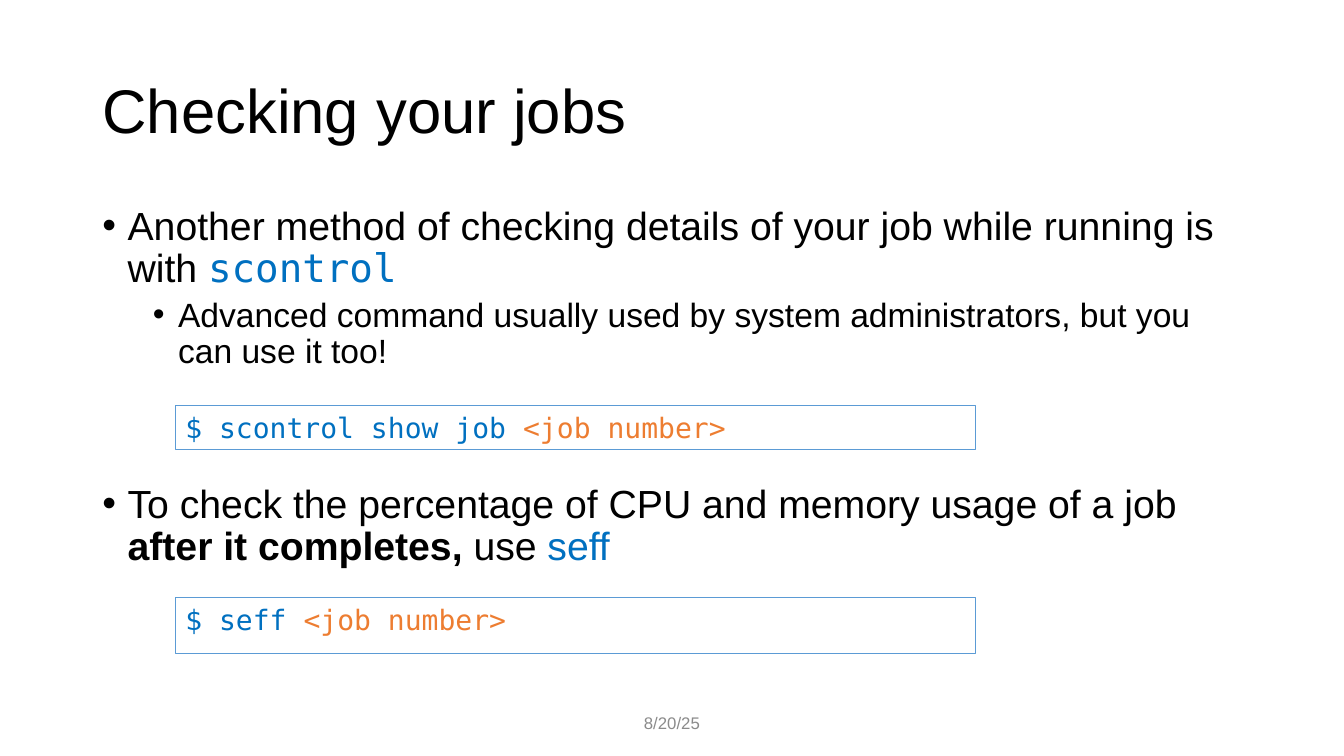
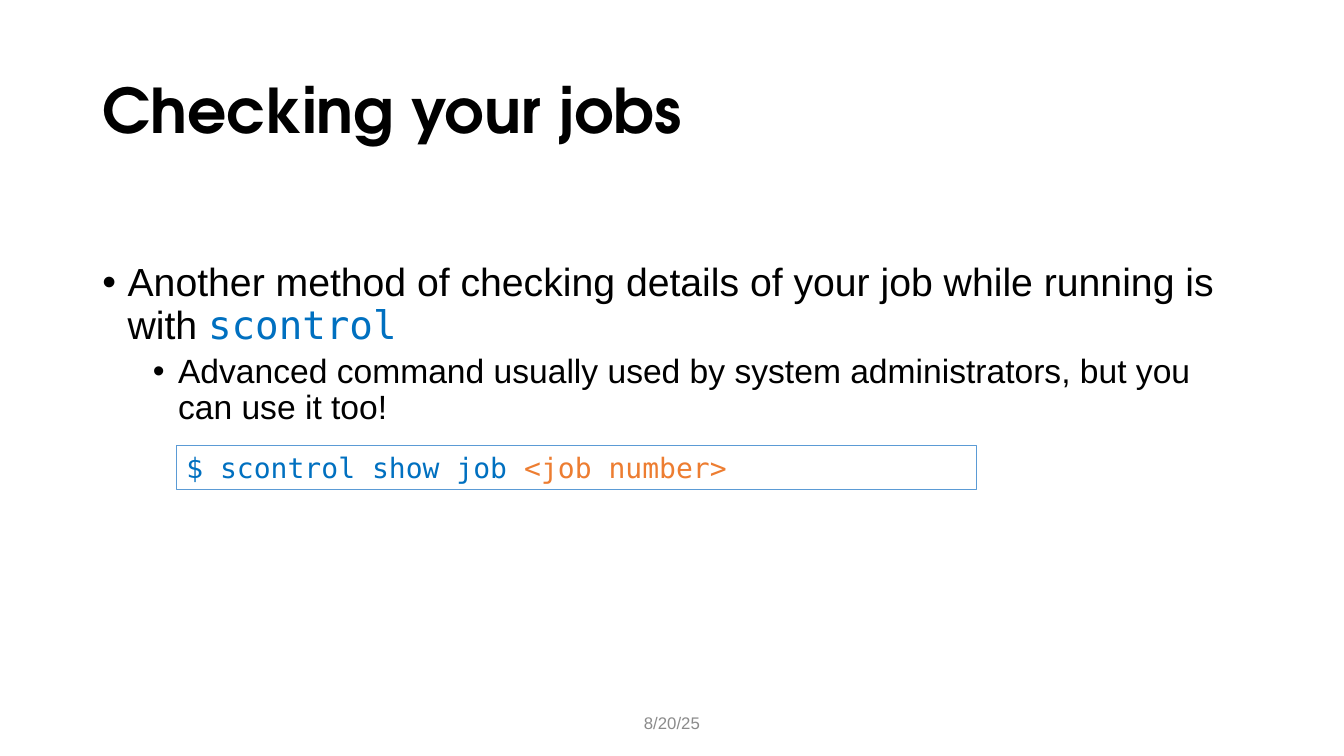
Before and after one commit to ResearchComputing/hpc_fundamentals_micro_credential, a slide deck: slide 22 of scheduling_jobs/scheduling_jobs.pptx. Drawn at 1344x756 pixels with LibreOffice and Linux fonts; fonts in the diff are those of the drawing; background and template pictures are left out. Boxes give left, top, right and bottom in pixels: in the first picture for what was removed or moved away, otherwise in the second. Text is boxed around its words. In the diff, an @@ line names an element or a change of style, - is before the commit and + after.

```diff
--- a/scheduling_jobs/scheduling_jobs.pptx
+++ b/scheduling_jobs/scheduling_jobs.pptx
@@ title "Checking your jobs" at (x1=102, y1=85, x2=681, y2=147): font Arial to TeX Gyre Adventor, bold on @@
@@ text "Another method of checking details ..." moved from (x1=128, y1=211, x2=1213, y2=568) to (x1=128, y1=267, x2=1213, y2=420) @@
@@ rectangle "$ scontrol show job <job ..." moved from (x1=175, y1=405, x2=976, y2=450) to (x1=176, y1=446, x2=977, y2=490) @@
@@ text at (x1=128, y1=489, x2=1176, y2=568): paragraph removed @@
-• To check the percentage of CPU and memory usage of a job after it completes, use seff
@@ rectangle removed at (x1=175, y1=597, x2=976, y2=653) @@
-$ seff <job number>
```
Also in this commit, not shown: 22 other slides changed, 1 other file.
